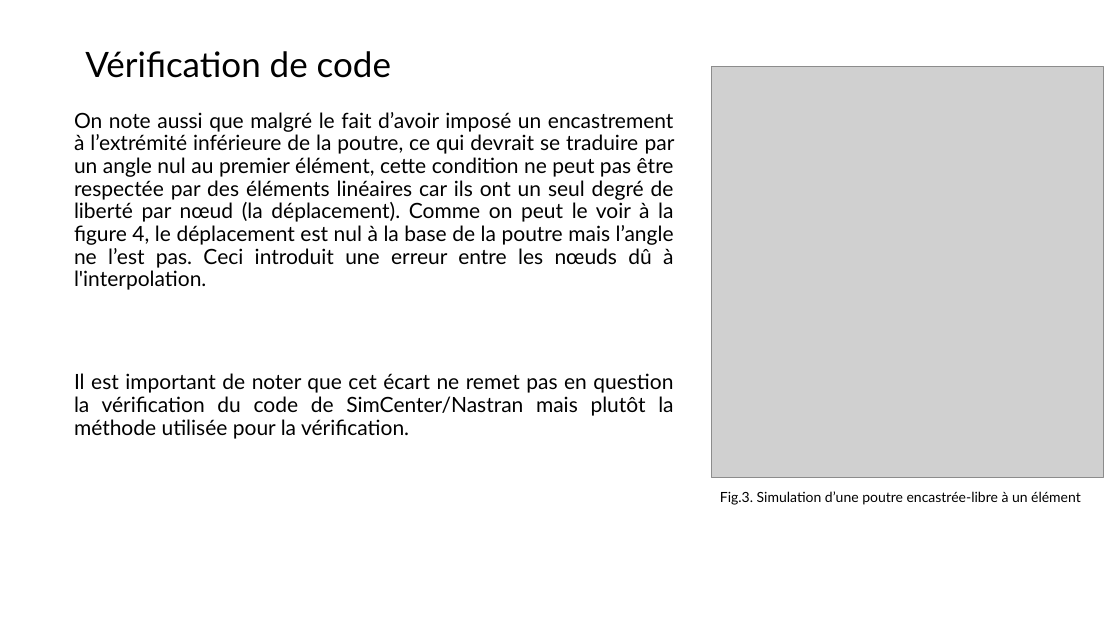
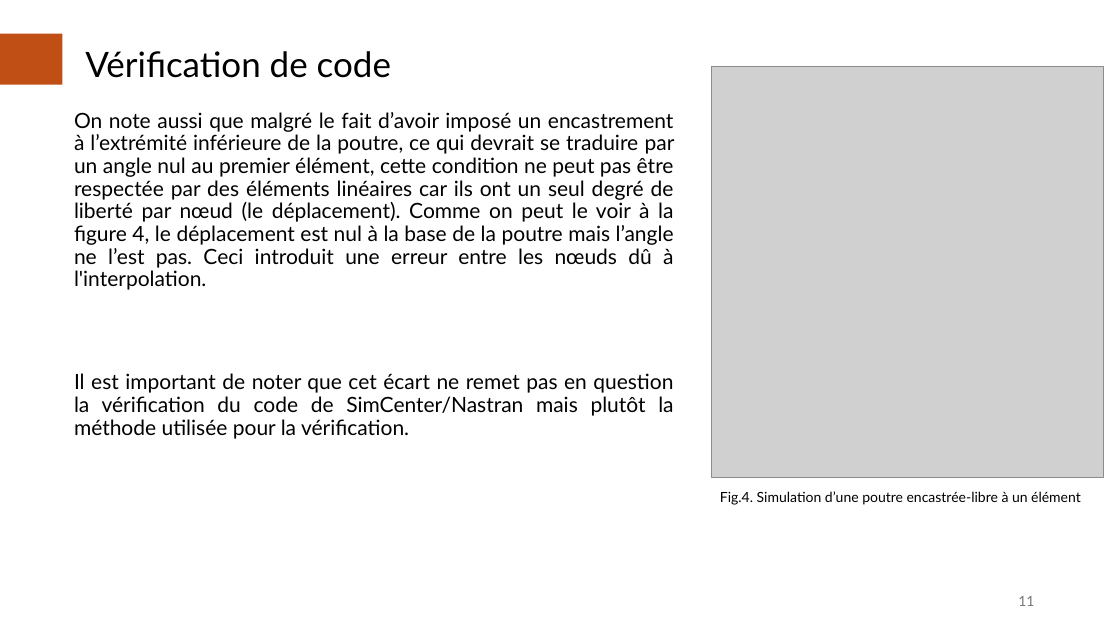
Before and after one commit to AcileSf/MEC8211ProjetFinal, a slide deck: slide 11 of Rapport_Projet_V1.pptx. Drawn at 1120x630 pixels with LibreOffice and Linux fonts; fonts in the diff are those of the drawing; grey boxes stand for pictures. Boxes give left, top, right and bottom in pixels: in the first picture for what was removed or moved away, otherwise in the second. Text is boxed around its words. In the diff, an @@ line names an element or a change of style, - is before the commit and + after.

```diff
--- a/Rapport_Projet_V1.pptx
+++ b/Rapport_Projet_V1.pptx
@@ rectangle added at bbox=[0, 34, 62, 85], fill #C04F15 @@
@@ text at bbox=[74, 112, 675, 290]: text changed @@
-On note aussi que malgré le fait d’avoir imposé un encastrement à l’extrémité inférieure de la poutre, ce qui devrait se traduire par un angle nul au premier élément, cette condition ne peut pas être respectée par des éléments linéaires car ils ont un seul degré de liberté par nœud (la déplacement). Comme on peut le voir à la figure 4, le déplacement est nul à la base de la poutre mais l’angle ne l’est pas. Ceci introduit une erreur entre les nœuds dû à l'interpolation.
+On note aussi que malgré le fait d’avoir imposé un encastrement à l’extrémité inférieure de la poutre, ce qui devrait se traduire par un angle nul au premier élément, cette condition ne peut pas être respectée par des éléments linéaires car ils ont un seul degré de liberté par nœud (le déplacement). Comme on peut le voir à la figure 4, le déplacement est nul à la base de la poutre mais l’angle ne l’est pas. Ceci introduit une erreur entre les nœuds dû à l'interpolation.
@@ text at bbox=[720, 491, 1081, 505]: text changed @@
-Fig.3. Simulation d’une poutre encastrée-libre à un élément
+Fig.4. Simulation d’une poutre encastrée-libre à un élément
@@ page number added at bbox=[1018, 596, 1034, 606], 12 pt, text #797979 @@
+11
```
Also in this commit, not shown: 24 other slides changed, 1 other file.
